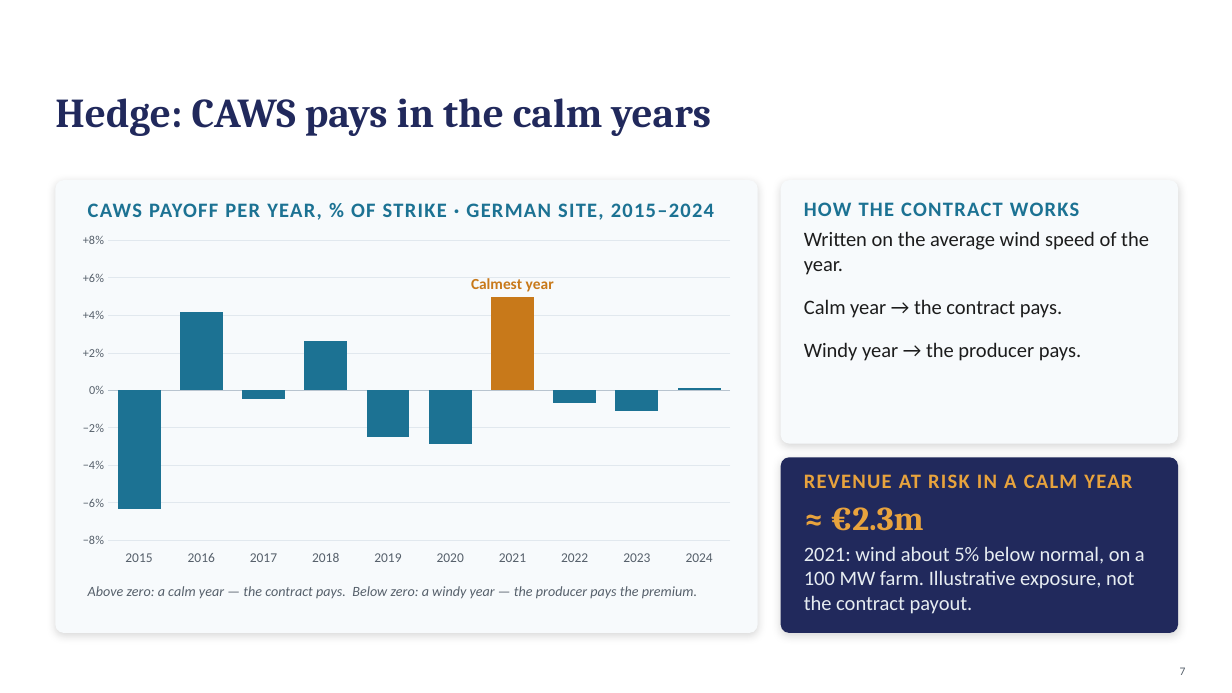
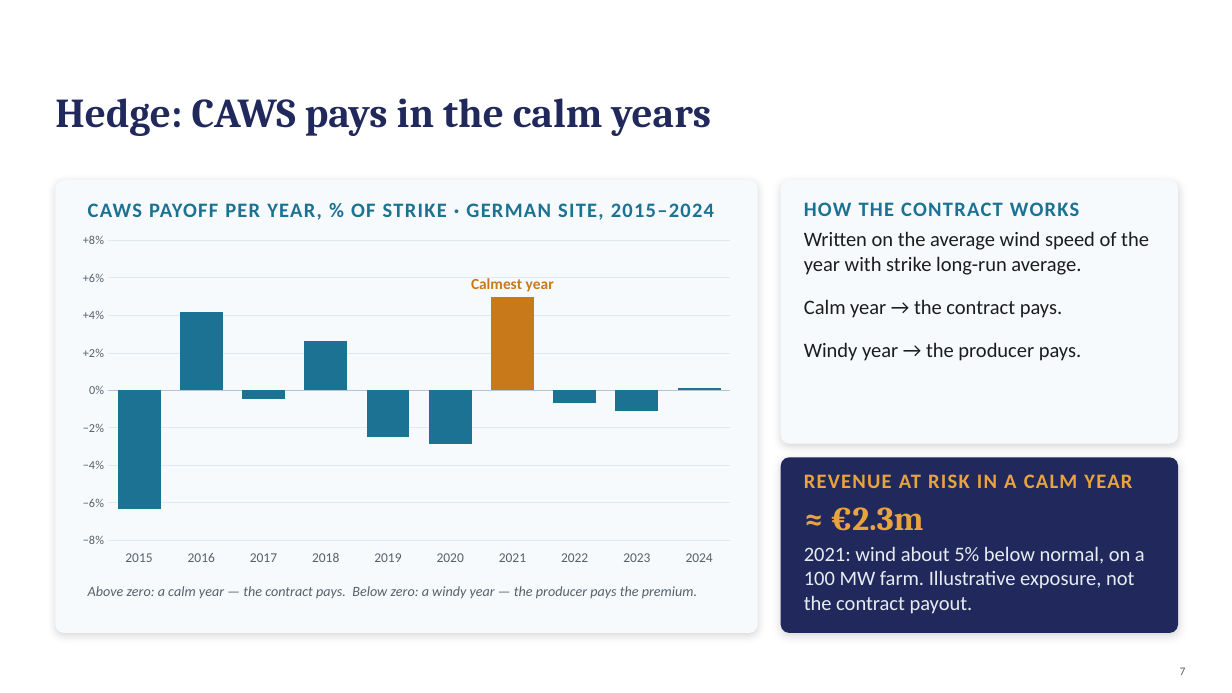
Before and after one commit to EnricoButali/Wind-Speed-Modelling, a slide deck: slide 7 of Thesis/pptx_5.pptx. Drawn at 1232x693 pixels with LibreOffice and Linux fonts; fonts in the diff are those of the drawing. Boxes give left, top, right and bottom in pixels: in the first picture for what was removed or moved away, otherwise in the second. Text is boxed around its words. In the diff, an @@ line names an element or a change of style, - is before the commit and + after.

```diff
--- a/Thesis/pptx_5.pptx
+++ b/Thesis/pptx_5.pptx
@@ text at [804, 231, 1149, 275]: text changed @@
-Written on the average wind speed of the year.
+Written on the average wind speed of the year with strike long-run average.
```
Also in this commit, not shown: 2 other slides changed, 4 other files.
